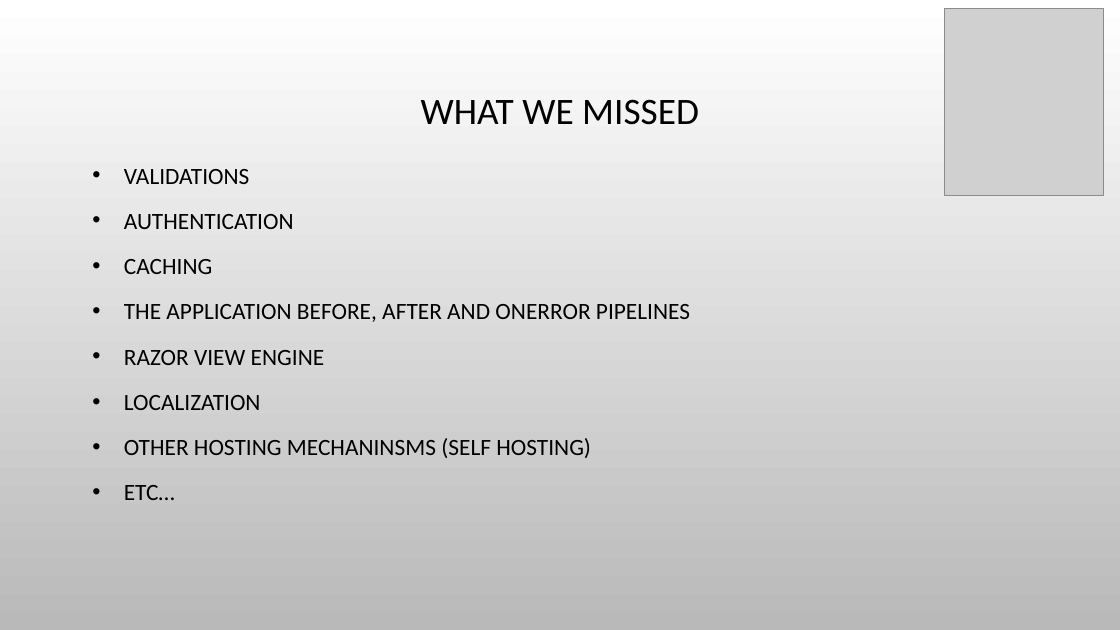
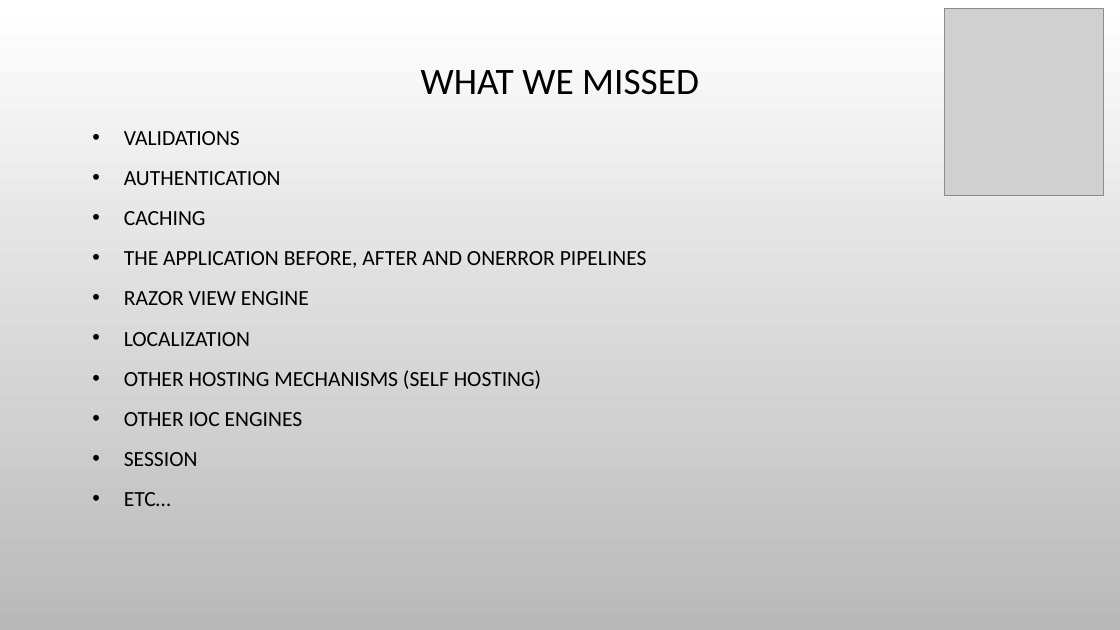
Before and after one commit to snavarropino/nancyFxSession, a slide deck: slide 14 of nancyFx.pptx. Drawn at 1120x630 pixels with LibreOffice and Linux fonts; fonts in the diff are those of the drawing; grey boxes stand for pictures; background and template pictures are left out. Boxes give left, top, right and bottom in pixels: in the first picture for what was removed or moved away, otherwise in the second. Text is boxed around its words. In the diff, an @@ line names an element or a change of style, - is before the commit and + after.

Commit message:
Ppt updated

```diff
--- a/nancyFx.pptx
+++ b/nancyFx.pptx
@@ title "WHAT WE MISSED": place and size @@
-title "WHAT WE MISSED" at [421, 99, 699, 125]
+title "WHAT WE MISSED" at [421, 69, 699, 95]
@@ text "VALIDATIONS": place and size @@
-text "VALIDATIONS" at [124, 169, 690, 500]
+text "VALIDATIONS" at [124, 131, 647, 506]
@@ text at [124, 131, 647, 506]: size 20 to 18.5 pt in "VALIDATIONS", "AUTHENTICATION", "CACHING", "THE APPLICATION BEFORE, AFTER AND ONERROR PIPELINES" and 3 more places; line spacing 1.2 to 1.1 @@
@@ text at [124, 370, 542, 466]: text changed; size 20 to 18.5 pt @@
-• OTHER HOSTING MECHANINSMS (SELF HOSTING)
+• OTHER HOSTING MECHANISMS (SELF HOSTING)
+• OTHER IOC ENGINES
+• SESSION
```
Also in this commit, not shown: 2 other slides changed.
